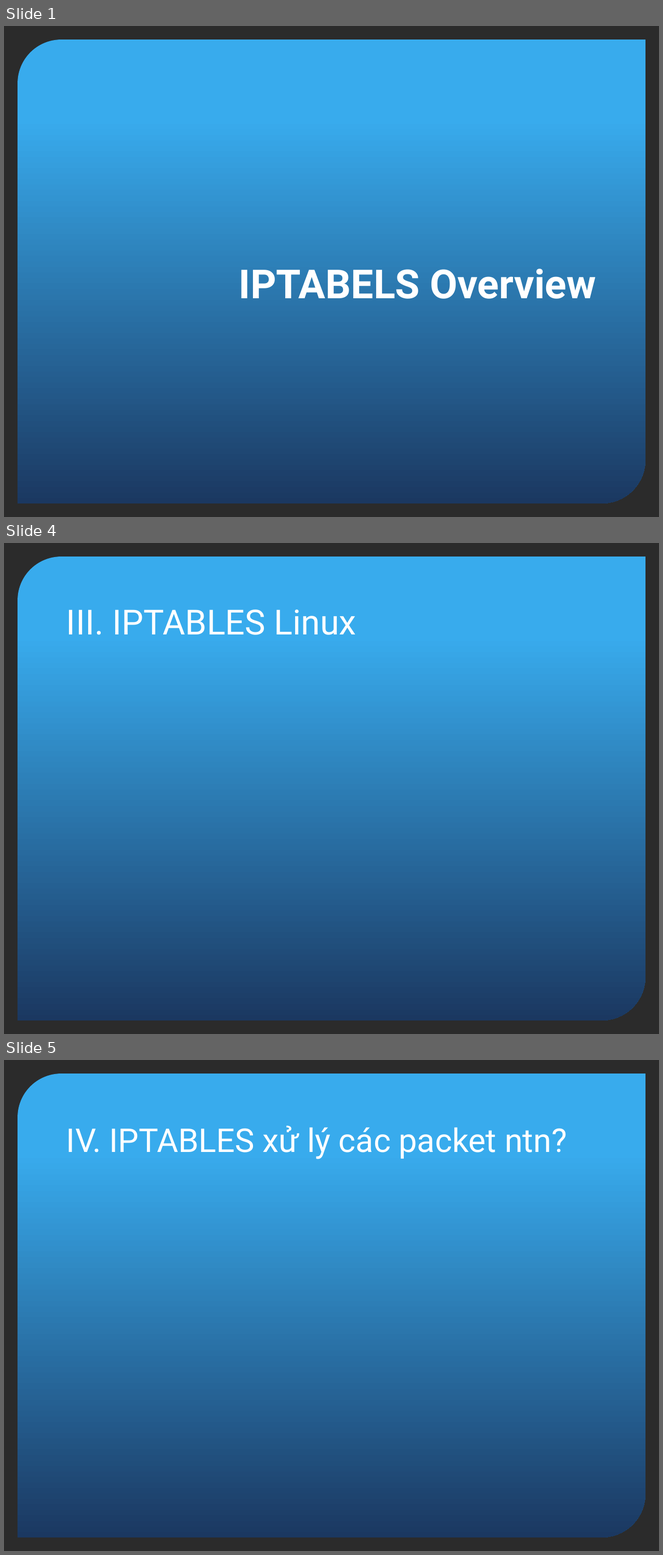
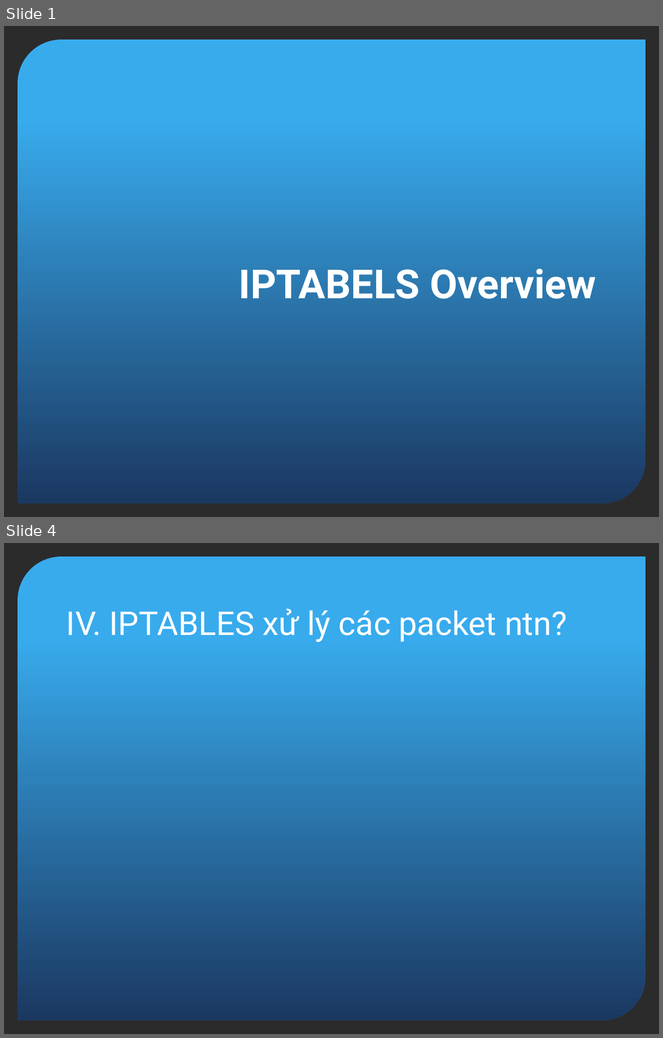
Before and after one commit to vietshell/Basic_Script, a slide deck: Presentation1.pptx. Shown one above the other, each under a label of ours: slides 1, 4 and 5 before the commit, slides 1 and 4 after it; the slides between them are not shown. The pictures are 663x1555 and 663x1038 pixels, drawn with LibreOffice and Linux fonts; fonts in the diff are those of the drawing; background and template pictures are left out; a plain dark background stands for a picture behind light text. Boxes give left, top, right and bottom in pixels: in the first picture for what was removed or moved away, otherwise in the second. Text is boxed around its words. In the diff, an @@ line names an element or a change of style, - is before the commit and + after.

```diff
--- a/Presentation1.pptx
+++ b/Presentation1.pptx
@@ slide 4 removed at [4,543,659,1034], background picture (left out); not listed: 1 template element that a slide beside it also shows @@
@@ title removed at [66,610,357,635] @@
-III. IPTABLES Linux
@@ what was slide 5 is now slide 4 @@
```
Also in this commit, not shown: 2 slides changed, 1 other file.
